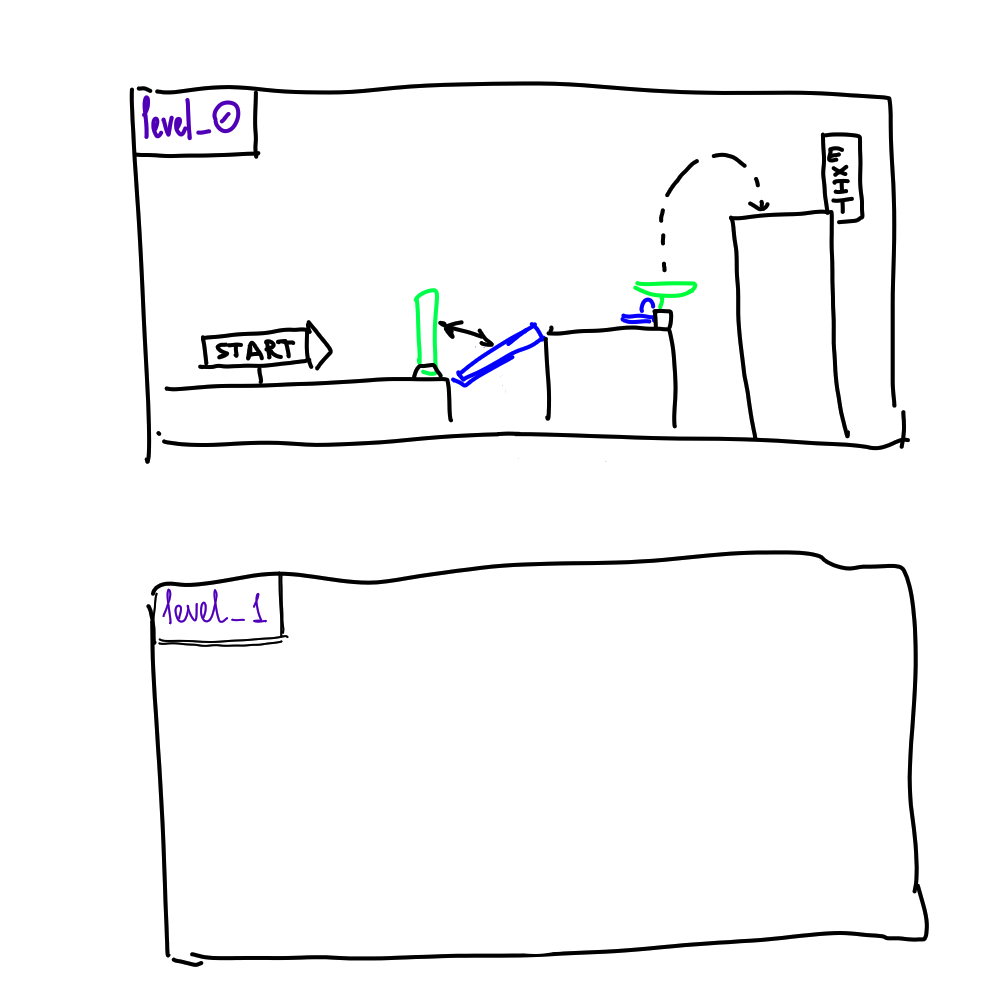
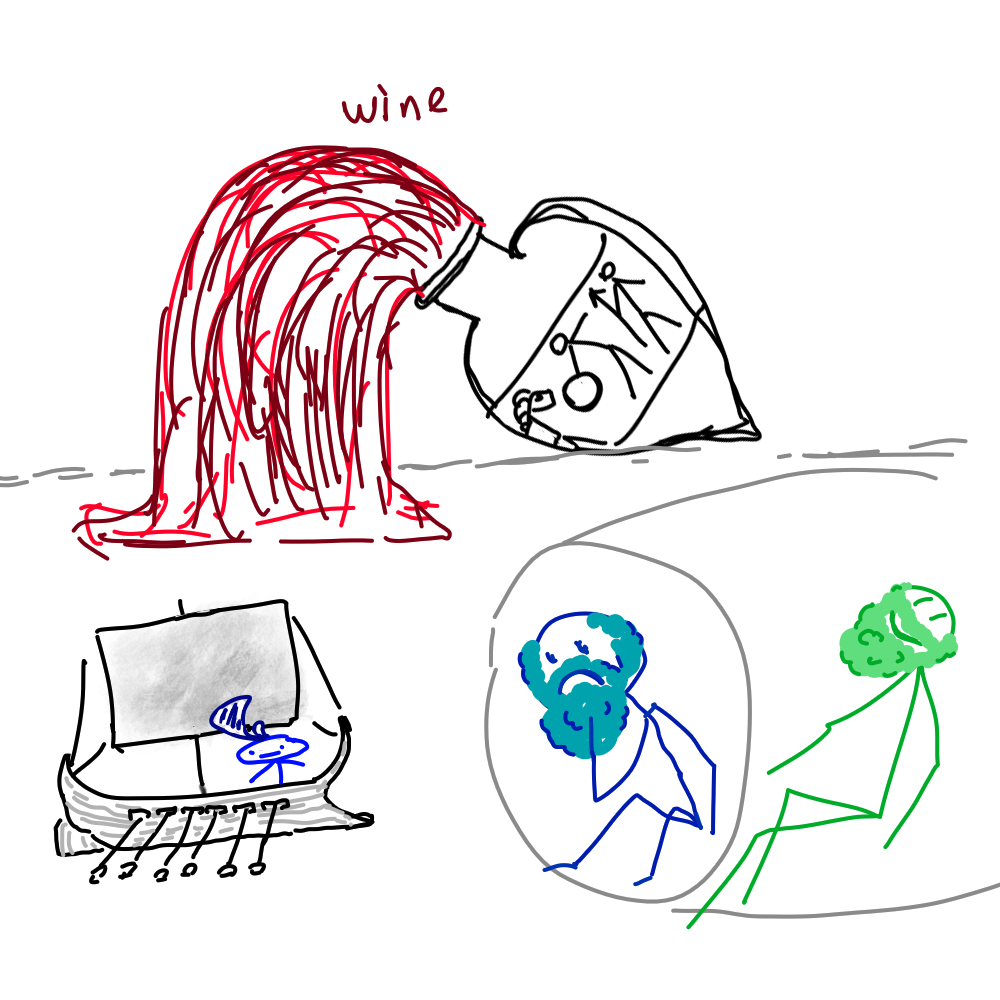
Comparing the layer stacks of the two 1000×1000 images. Changes:
hid "Paint Layer 3" (2nd of 2), painted on it over <box>128,81,960,967</box>
showed "Paint Layer 2", painted on it over <box>0,81,1000,960</box>
